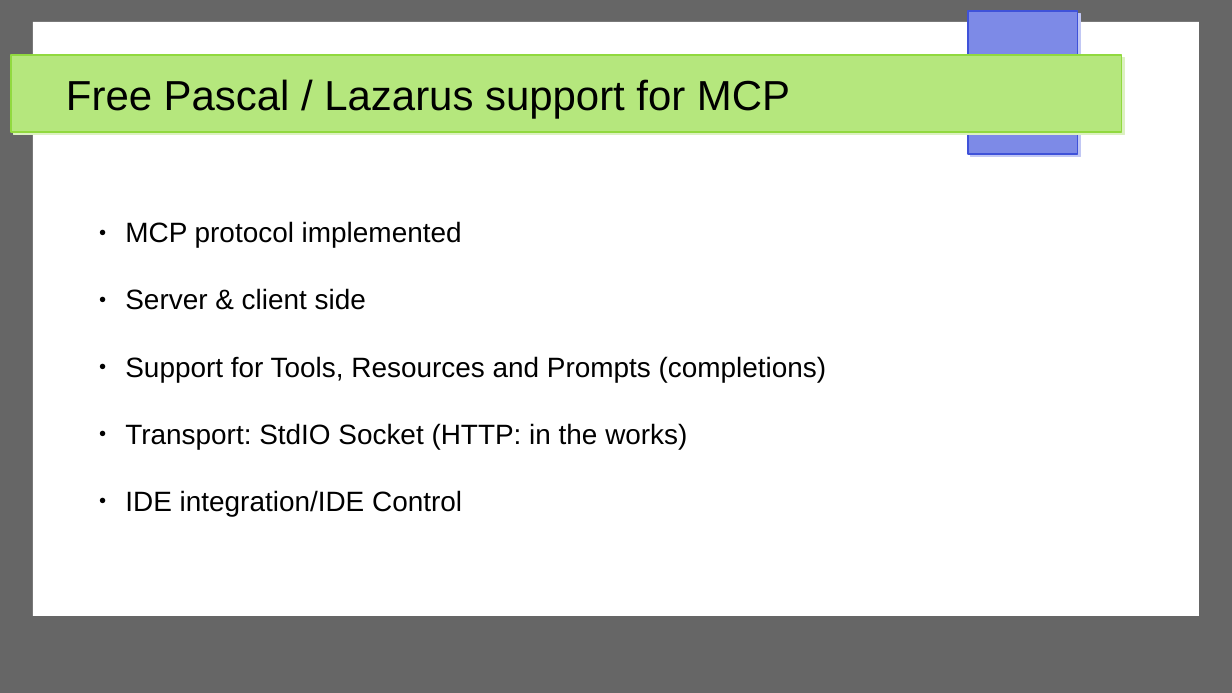
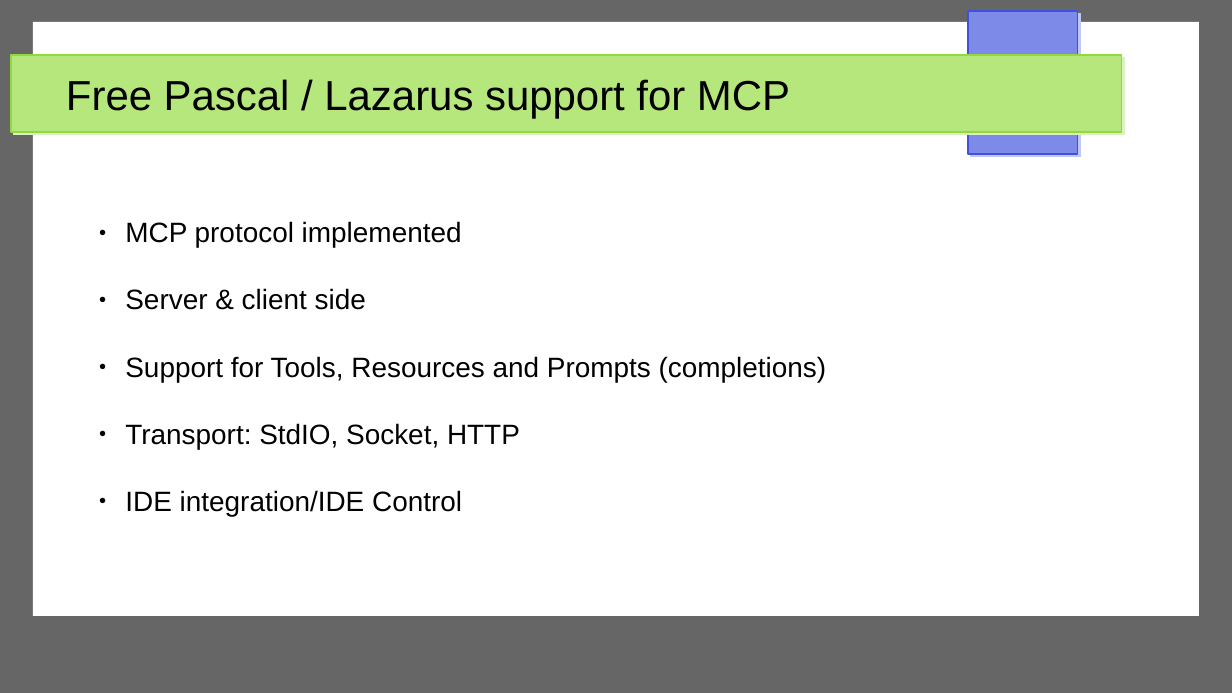
Before and after one commit to joecare99/gl-fpc-mcp, a slide deck: slide 4 of docs/mcp-intro.odp. Drawn at 1232x693 pixels with LibreOffice and Linux fonts; fonts in the diff are those of the drawing. Boxes give left, top, right and bottom in pixels: in the first picture for what was removed or moved away, otherwise in the second. Text is boxed around its words. In the diff, an @@ line names an element or a change of style, - is before the commit and + after.

```diff
--- a/docs/mcp-intro.odp
+++ b/docs/mcp-intro.odp
@@ text at [125,423,520,449]: text changed @@
-● Transport: StdIO Socket (HTTP: in the works)
+● Transport: StdIO, Socket, HTTP
```
Also in this commit, not shown: 2 slides added.
